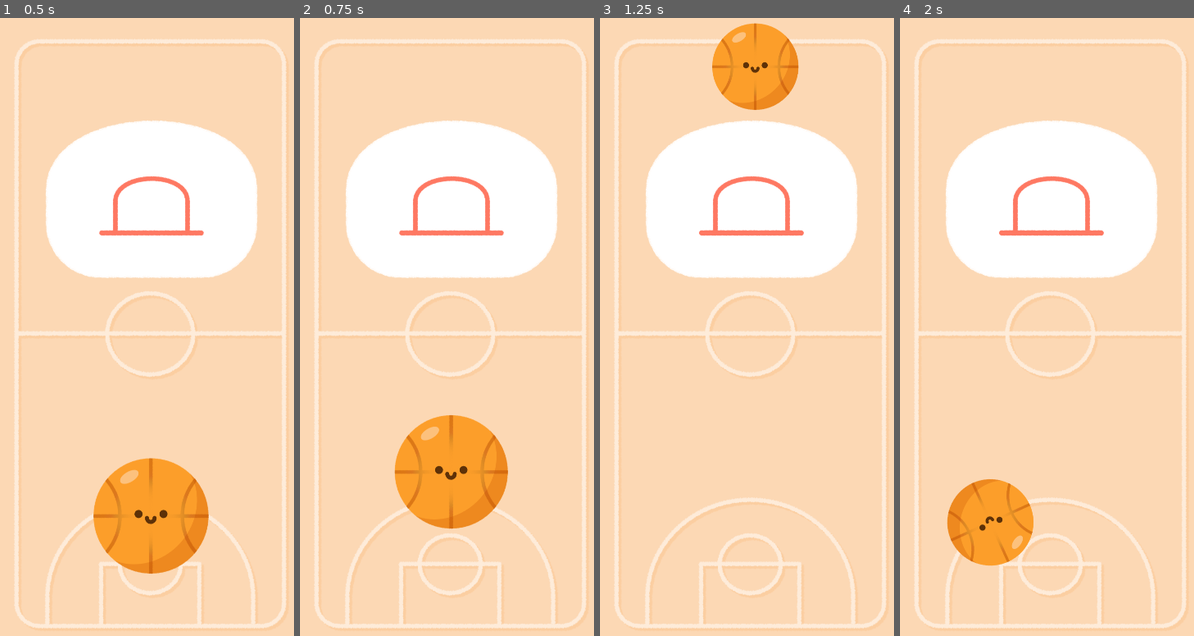
Above: before the commit, frames 1-4 (left to right).
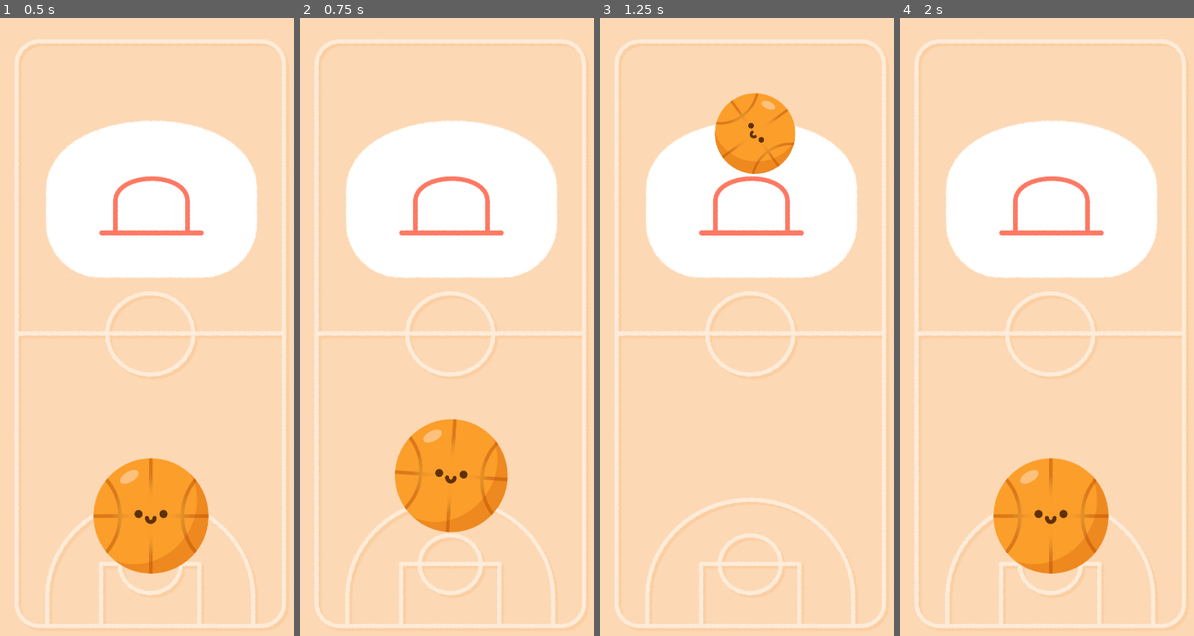
Above: after the commit, the same moments.

Repository: rIIh/basket_ball_game_godot
Game: Godot game, scene res://scenes/main.tscn
Same seed, same stepped clock (60 frames per second), same inputs: the game is played once before the commit and once after it.
Inputs (mouse positions are in pixels of both pictures, inside the frame that each line leads up to):
- Up to frame 1 (0.5 s): no input
- Up to frame 2 (0.75 s): tap Enter at 0.5 s; drag from (449, 518) to (452, 61) at 0.52 s
- Up to frame 3 (1.25 s): no input
- Up to frame 4 (2 s): drag from (991, 351) to (1052, 61) at 1.27 s

Frame 1 is identical in both runs. In frame 2, 1.2% of the frame differs, in the area x 32-71%, y 64-84%; in frame 3, 5.5%; in frame 4, 6.9%, in the area x 15-72%, y 34-90%.

Commit message:
feat: adjust balance

Diff:
--- a/scenes/main.tscn
+++ b/scenes/main.tscn
@@ -44,6 +44,7 @@
 
 [node name="main" type="Node2D"]
 script = ExtResource("1_kc5ag")
+max_swipe_distance = 500.0
 metadata/_edit_vertical_guides_ = [585.0]
 
 [node name="Background" parent="." instance=ExtResource("1_stkov")]
@@ -53,9 +54,10 @@
 
 [node name="ball_body" parent="." instance=ExtResource("3_64ghb")]
 position = Vector2(583, 2035)
-strength = 6.0
+angular_velocity = 2.3
+strength = 5.5
 size_duration = 0.5
-end_size = 0.75
+end_size = 0.7
 
 [node name="out_area" type="Area2D" parent="."]
 input_pickable = false
@@ -85,6 +87,7 @@
 anchor_mode = 0
 script = ExtResource("5_ppjvj")
 
+[connection signal="input_event" from="ball_body" to="." method="_on_ball_body_input_event"]
 [connection signal="mouse_entered" from="ball_body" to="." method="_on_ball_body_mouse_entered"]
 [connection signal="mouse_exited" from="ball_body" to="." method="_on_ball_body_mouse_exited"]
 [connection signal="body_entered" from="out_area" to="." method="_on_out_area_body_entered"]
--- a/scripts/main.gd
+++ b/scripts/main.gd
@@ -32,11 +32,8 @@
 			drag_end_position = event.position;
 			set_dragging(false)
 
+
 	if (event is InputEventMouseButton and event.button_index == MOUSE_BUTTON_LEFT) or event is InputEventScreenTouch:
-		if !dragging and !drag_breaked and event.pressed and over_body:
-			drag_start_position = event.position;
-			set_dragging(true)
-
 		if !drag_breaked and dragging and !event.pressed:
 			drag_end_position = event.position;
 			set_dragging(false)
@@ -50,7 +47,6 @@
 
 
 func _on_out_area_body_entered(body):
-	print('respawning on world border')
 	_respawn(body);
 
 func _respawn(ball: Node):
@@ -68,10 +64,14 @@
 func _on_basket_enable_area_entered(body):
 	$basket.enable_colliders_and_front_sprite();
 
+func _on_ball_body_input_event(viewport, event: InputEvent, shape_idx):
+	if (event is InputEventMouseButton and event.button_index == MOUSE_BUTTON_LEFT) or event is InputEventScreenTouch:
+		if !dragging and !drag_breaked and event.pressed and over_body:
+			drag_start_position = event.position;
+			set_dragging(true)
 
 func _on_ball_body_mouse_entered():
 	over_body = true;
-
 
 func _on_ball_body_mouse_exited():
 	over_body = false;
